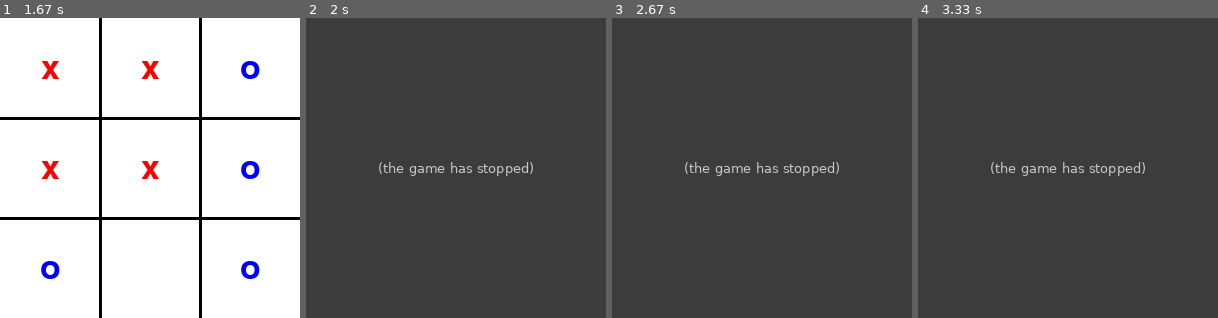
Above: before the commit, frames 1-4 (left to right).
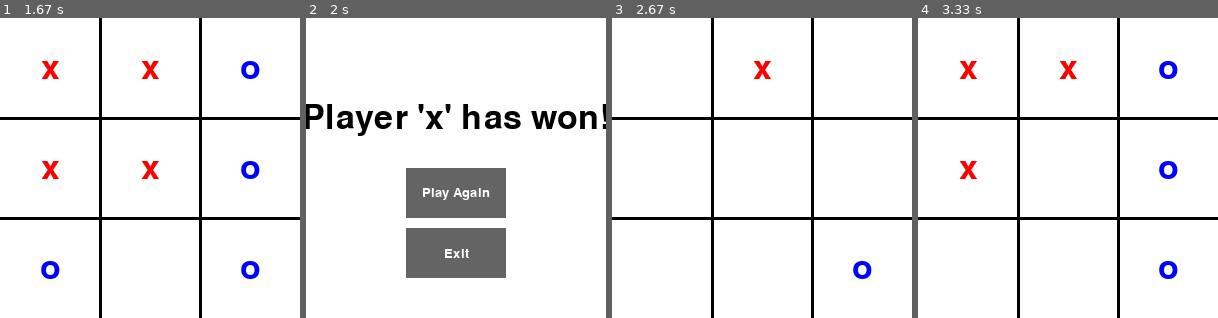
Above: after the commit, the same moments.

Repository: HamadTria/MCTS
Game: pygame game, started from tictactoe pygame.py
Two runs of this game, one before a commit and one after it. Both use one fixed random seed, a clock stepped at 60 frames per second and the inputs below.
Inputs (mouse positions are in pixels of both pictures, inside the frame that each line leads up to):
- Up to frame 1 (1.67 s): click (150, 168) at 0.38 s; click (78, 171) at 0.72 s; click (195, 63) at 1.05 s; click (78, 108) at 1.38 s
- Up to frame 2 (2 s): click (441, 246) at 1.75 s
- Up to frame 3 (2.67 s): click (762, 192) at 2.22 s; click (714, 69) at 2.57 s
- Up to frame 4 (3.33 s): click (954, 102) at 2.88 s; click (972, 129) at 3.22 s

Frame 1 is identical in both runs. In frame 2, 100% of the frame differs, in the area x 0-100%, y 0-100%; in frame 3, 100%; in frame 4, 100%.
Before the commit the program exited at 1.77 s; later frames show no game.

Commit message:
added a play again and exit buttons

Diff:
--- a/tictactoe pygame.py
+++ b/tictactoe pygame.py
@@ -12,6 +12,11 @@
 PLAYER_O_COLOR = (0, 0, 255)
 FONT_COLOR = (0, 0, 0)
 FONT_SIZE = 50
+BUTTON_COLOR = (100, 100, 100)
+BUTTON_FONT_COLOR = (255, 255, 255)
+BUTTON_FONT_SIZE = 20
+BUTTON_WIDTH = 100
+BUTTON_HEIGHT = 50
 
 class TicTacToe():
     def __init__(self, board=None):
@@ -67,6 +72,7 @@
         screen = pygame.display.set_mode((SCREEN_WIDTH, SCREEN_HEIGHT))
         pygame.display.set_caption("Tic Tac Toe")
         font = pygame.font.SysFont(None, FONT_SIZE)
+        button_font = pygame.font.SysFont(None, BUTTON_FONT_SIZE)
         clock = pygame.time.Clock()
 
         mcts = MCTS()
@@ -87,13 +93,11 @@
 
                     self = self.make_move(move)
                     if self.is_win():
-                        print('Player "%s" has won the game!\n' % self.player_2)
-                        pygame.quit()
-                        sys.exit()
+                        self.end_game_screen(screen, font, button_font, "Player '%s' has won!" % self.player_2)
+                        return
                     elif self.is_draw():
-                        print('Game is drawn!\n')
-                        pygame.quit()
-                        sys.exit()
+                        self.end_game_screen(screen, font, button_font, "Game is drawn!")
+                        return
 
                     best_move = mcts.search(self, MAX_ITER)
                     try:
@@ -127,6 +131,41 @@
             text_rect = text.get_rect(center=(x, y))
             screen.blit(text, text_rect)
 
+    def end_game_screen(self, screen, font, button_font, message):
+        screen.fill(BG_COLOR)
+        text = font.render(message, True, FONT_COLOR)
+        text_rect = text.get_rect(center=(SCREEN_WIDTH // 2, SCREEN_HEIGHT // 2 - FONT_SIZE))
+        screen.blit(text, text_rect)
+
+        play_again_button_rect = pygame.Rect((SCREEN_WIDTH // 2 - BUTTON_WIDTH // 2, SCREEN_HEIGHT // 2), (BUTTON_WIDTH, BUTTON_HEIGHT))
+        exit_button_rect = pygame.Rect((SCREEN_WIDTH // 2 - BUTTON_WIDTH // 2, SCREEN_HEIGHT // 2 + BUTTON_HEIGHT + 10), (BUTTON_WIDTH, BUTTON_HEIGHT))
+
+        pygame.draw.rect(screen, BUTTON_COLOR, play_again_button_rect)
+        pygame.draw.rect(screen, BUTTON_COLOR, exit_button_rect)
+
+        play_again_text = button_font.render("Play Again", True, BUTTON_FONT_COLOR)
+        play_again_text_rect = play_again_text.get_rect(center=play_again_button_rect.center)
+        screen.blit(play_again_text, play_again_text_rect)
+
+        exit_text = button_font.render("Exit", True, BUTTON_FONT_COLOR)
+        exit_text_rect = exit_text.get_rect(center=exit_button_rect.center)
+        screen.blit(exit_text, exit_text_rect)
+
+        pygame.display.flip()
+
+        while True:
+            for event in pygame.event.get():
+                if event.type == pygame.QUIT:
+                    pygame.quit()
+                    sys.exit()
+                elif event.type == pygame.MOUSEBUTTONDOWN:
+                    if play_again_button_rect.collidepoint(event.pos):
+                        self.__init__()
+                        self.game_loop()
+                    elif exit_button_rect.collidepoint(event.pos):
+                        pygame.quit()
+                        sys.exit()
+
 if __name__ == '__main__':
     board = TicTacToe()
     board.game_loop()
